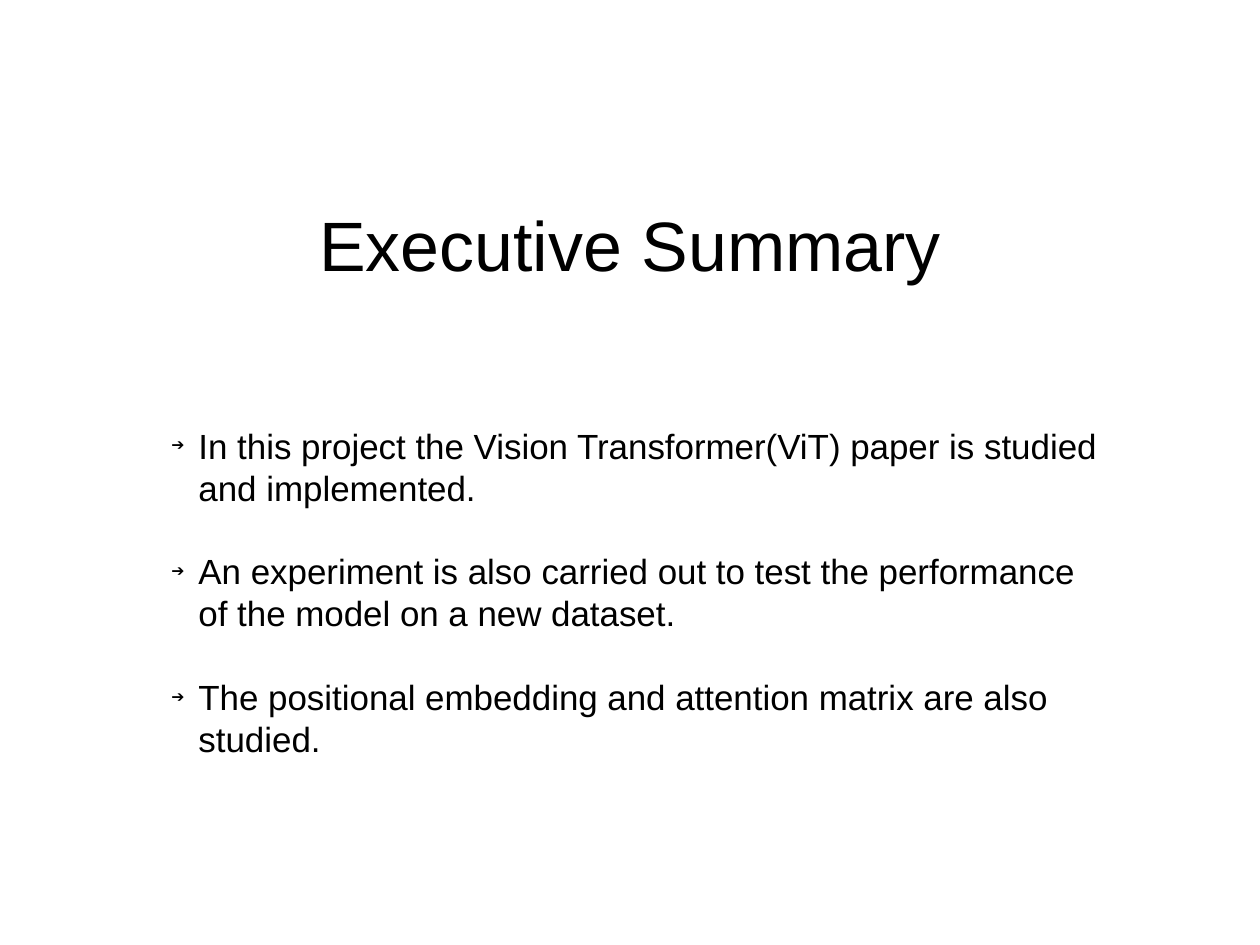
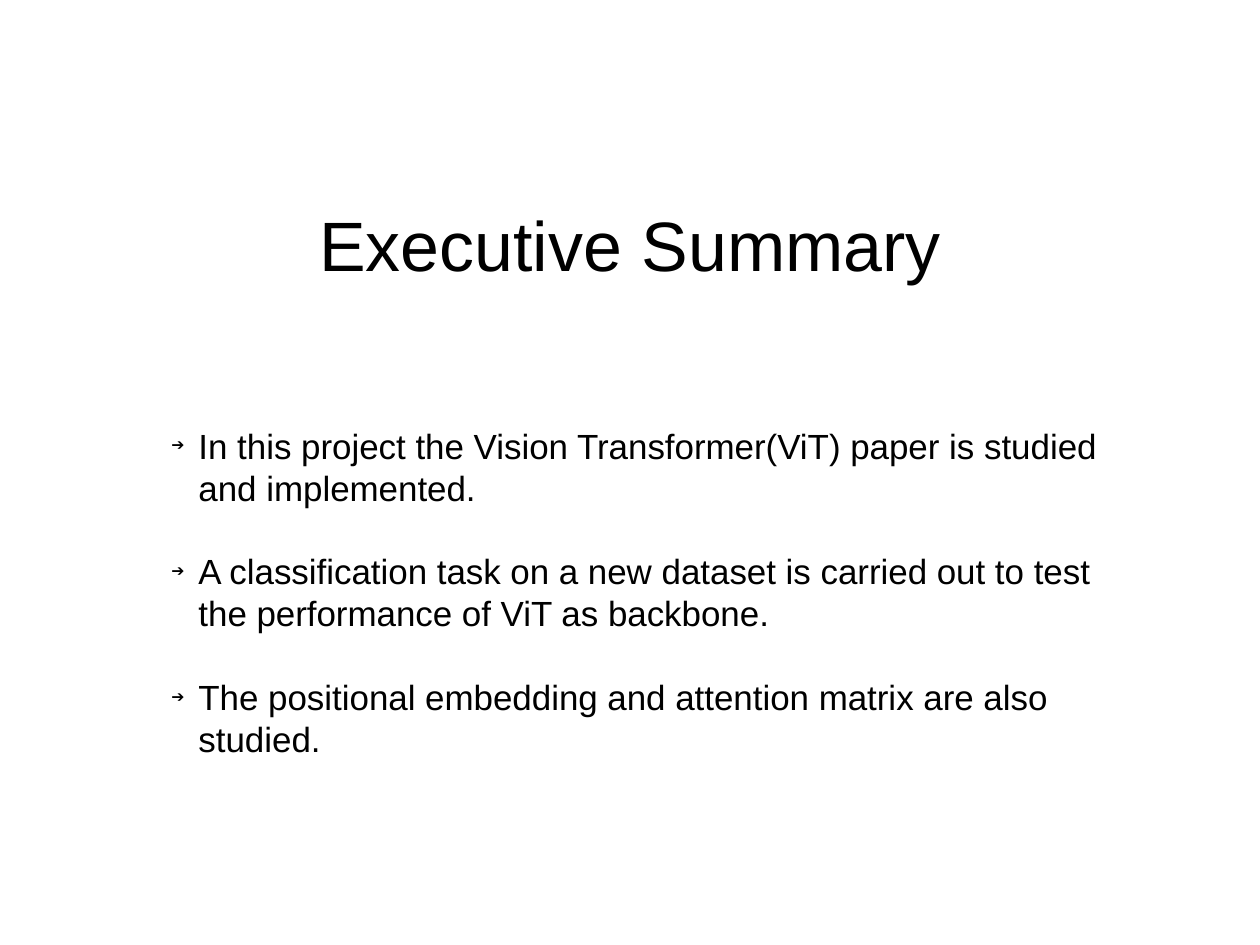
Before and after one commit to runnphoenix/ViT-experiment, a slide deck: slide 2 of report/report.pptx. Drawn at 1260x945 pixels with LibreOffice and Linux fonts; fonts in the diff are those of the drawing; background and template pictures are left out. Boxes give left, top, right and bottom in pixels: in the first picture for what was removed or moved away, otherwise in the second. Text is boxed around its words. In the diff, an @@ line names an element or a change of style, - is before the commit and + after.

```diff
--- a/report/report.pptx
+++ b/report/report.pptx
@@ text at <box>198,558,1090,633</box>: text changed @@
-➔ An experiment is also carried out to test the performance of the model on a new dataset.
+➔ A classification task on a new dataset is carried out to test the performance of ViT as backbone.
```
Also in this commit, not shown: 10 other slides changed, 1 other file.
